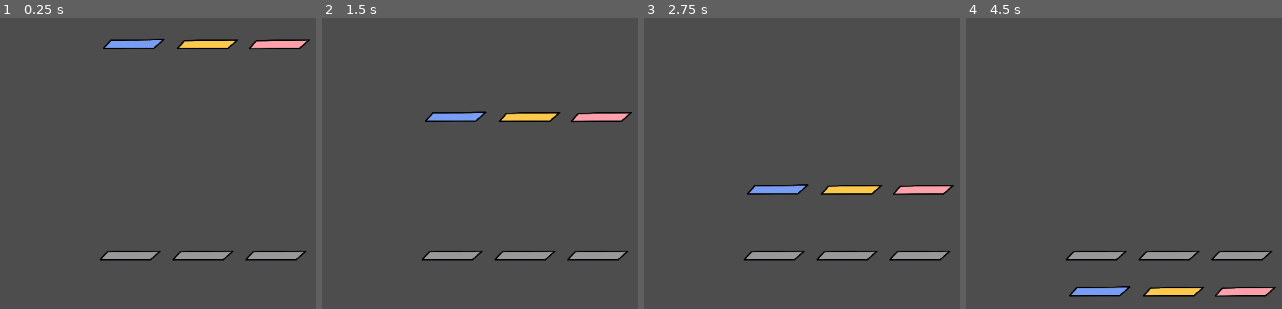
Above: before the commit, frames 1-4 (left to right).
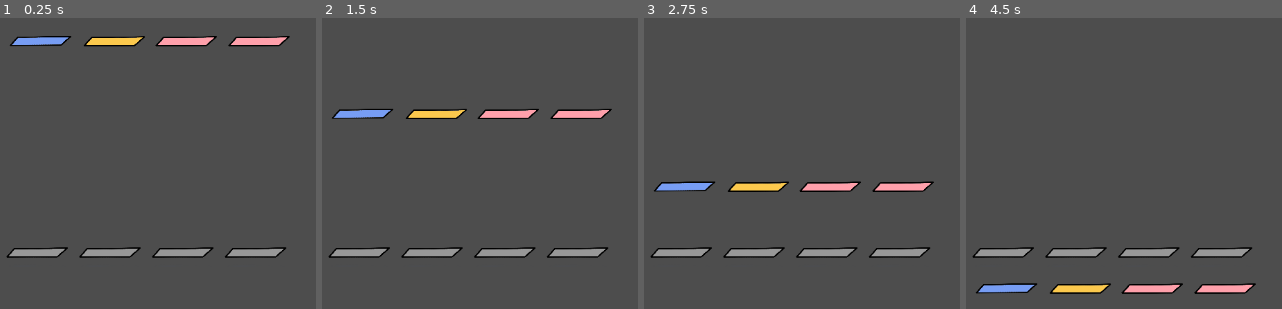
Above: after the commit, the same moments.

Repository: ReimuDuck/rhythm_game
Game: Godot game, scene res://scenes/main.tscn
Same seed, same stepped clock (60 frames per second), same inputs: the game is played once before the commit and once after it.
Inputs:
- Up to frame 1 (0.25 s): no input
- Up to frame 2 (1.5 s): tap Enter at 0.5 s; tap K (hitD, bound only after the commit) at 0.6 s; tap F (hitC) at 1.35 s
- Up to frame 3 (2.75 s): tap K (hitD, bound only after the commit) at 1.55, 2.3 s; tap D (hitL) at 2.1 s
- Up to frame 4 (4.5 s): tap J (hitR) at 2.85 s; tap K (hitD, bound only after the commit) at 3.05, 3.6, 4.35 s

The runs differ from the first frame. In frame 1, 6.0% of the frame differs, in the area x 1-99%, y 6-84%; in frame 2, 6.1%; in frame 3, 6.1%; in frame 4, 6.2%, in the area x 1-99%, y 78-96%.

Commit message:
Added 4th button

Diff:
--- a/rhythmgame/project.godot
+++ b/rhythmgame/project.godot
@@ -36,6 +36,11 @@
 "events": [Object(InputEventKey,"resource_local_to_scene":false,"resource_name":"","device":-1,"window_id":0,"alt_press …(192 unchanged characters)…
 ]
 }
+hitD={
+"deadzone": 0.2,
+"events": [Object(InputEventKey,"resource_local_to_scene":false,"resource_name":"","device":-1,"window_id":0,"alt_pressed":false,"shift_pressed":false,"ctrl_pressed":false,"meta_pressed":false,"pressed":false,"keycode":0,"physical_keycode":75,"key_label":0,"unicode":107,"location":0,"echo":false,"script":null)
+]
+}
 
 [rendering]
 
--- a/rhythmgame/scenes/area_2d.gd
+++ b/rhythmgame/scenes/area_2d.gd
@@ -18,10 +18,14 @@
 		input_hit = "yellohit"
 		global_position = Vector2((lane * 1500), 0)
 		input_action = "hitC"
-	else:
+	elif lane == 2:
 		input_hit = "redhit"
 		global_position = Vector2((lane * 1500), 0)
 		input_action = "hitR"
+	else:
+		input_hit = "yellohit"
+		global_position = Vector2((lane * 1500), 0)
+		input_action = "hitD"
 	$AnimatedSprite2D.play("default")
 
 func _process(_delta):
--- a/rhythmgame/scenes/hit.gd
+++ b/rhythmgame/scenes/hit.gd
@@ -7,9 +7,11 @@
 	spawn_lane(0)
 	spawn_lane(1)
 	spawn_lane(2)
+	spawn_lane(3)
 	spawn_note(0)
 	spawn_note(1)
 	spawn_note(2)
+	spawn_note(3)
 
 
 # Called every frame. 'delta' is the elapsed time since the previous frame.
--- a/rhythmgame/scenes/main.tscn
+++ b/rhythmgame/scenes/main.tscn
@@ -6,5 +6,5 @@
 script = ExtResource("1_c2gx8")
 
 [node name="Camera2D" type="Camera2D" parent="."]
-position = Vector2(1367, -3503)
+position = Vector2(3284, -3441)
 zoom = Vector2(0.07, 0.07)
--- a/rhythmgame/scenes/note.gd
+++ b/rhythmgame/scenes/note.gd
@@ -20,6 +20,9 @@
 	elif lane == 1:
 		color = "yelw"
 		global_position = Vector2((lane * 1500), -4550)
+	elif lane == 2:
+		color = "red"
+		global_position = Vector2((lane * 1500), -4550)
 	else:
 		color = "red"
 		global_position = Vector2((lane * 1500), -4550)
@@ -27,4 +30,4 @@
 
 func _process(delta: float) -> void:
 	position.y += speed * delta
-	emit_signal("note_position", global_position)
+#	emit_signal("note_position", global_position)
Not shown, changed: rhythmgame/assets/rhythm.png.import
Not shown, changed: rhythmgame/assets/rhythmguy.png.import
Not shown, changed: rhythmgame/icon.svg.import
